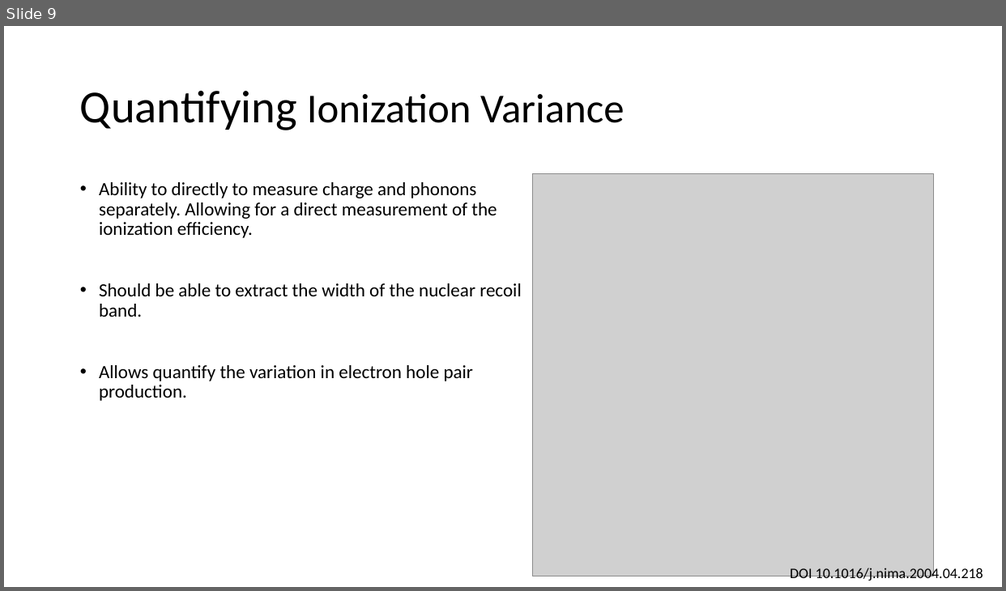
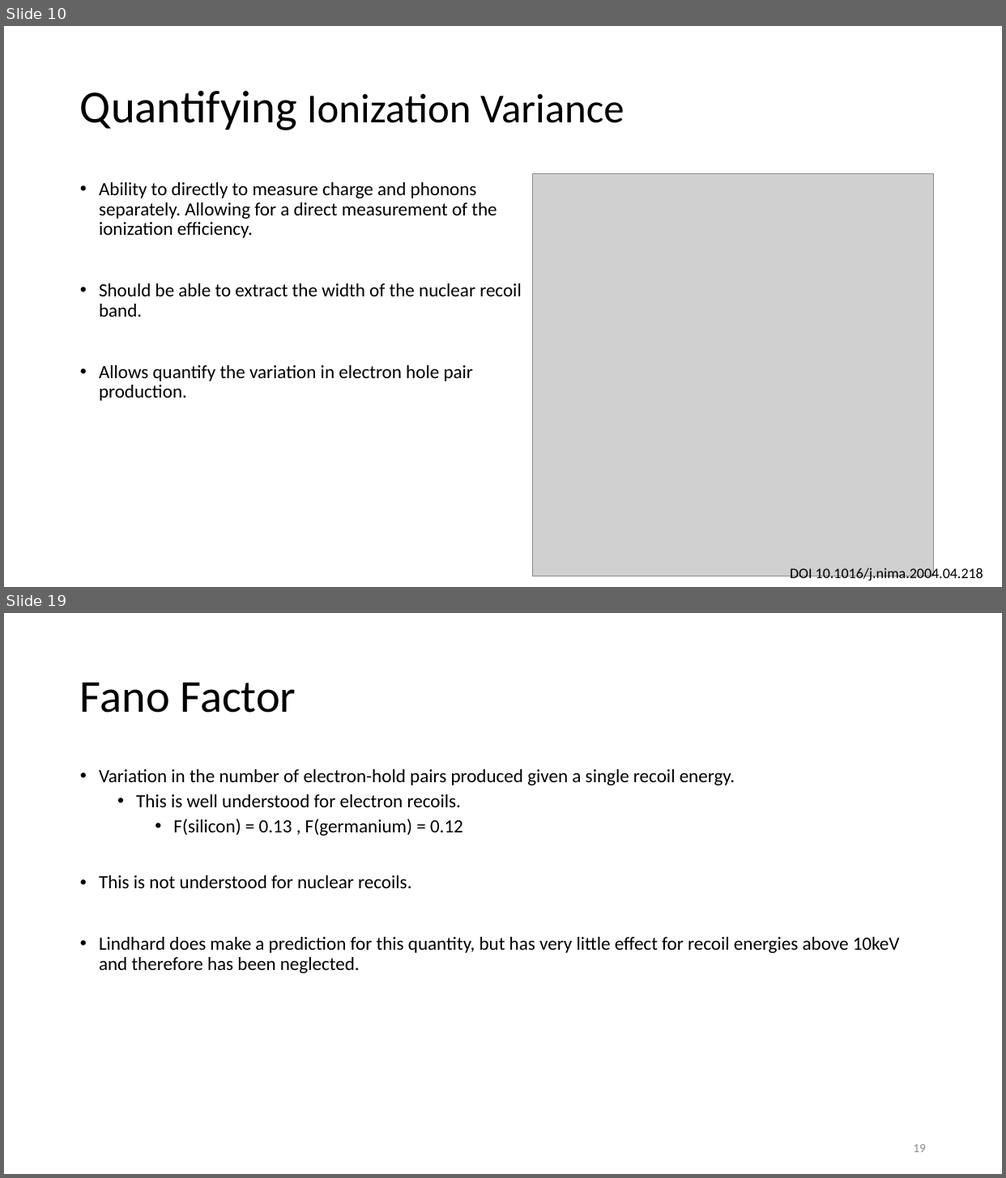
Before and after one commit to villaa/nrFano_Constraint, a slide deck: Mitch_Hawaii_talk. .pptx. Shown one above the other, each under a label of ours: slide 9 before the commit, slides 10 and 19 after it; the slides between them are not shown. The pictures are 1006x591 and 1006x1178 pixels, drawn with LibreOffice and Linux fonts; fonts in the diff are those of the drawing; grey boxes stand for pictures. Boxes give left, top, right and bottom in pixels: in the first picture for what was removed or moved away, otherwise in the second. Text is boxed around its words. In the diff, an @@ line names an element or a change of style, - is before the commit and + after.

```diff
--- a/Mitch_Hawaii_talk. .pptx
+++ b/Mitch_Hawaii_talk. .pptx
@@ slide 19 added at (4,613,1002,1174), background #FFFFFF @@
@@ title added at (80,682,296,713), 44 pt, text #000000 @@
+Fano Factor
@@ text added at (99,769,900,973), 18 pt, text #000000 @@
+• Variation in the number of electron-hold pairs produced given a single recoil energy.
+  • This is well understood for electron recoils.
+    • F(silicon) = 0.13 , F(germanium) = 0.12
+• This is not understood for nuclear recoils.
+• Lindhard does make a prediction for this quantity, but has very little effect for recoil energies above 10keV and therefore has been neglected.
@@ page number added at (913,1144,926,1152), 12 pt, text #8C8C8C @@
+19
@@ what was slide 9 is now slide 10 @@
```
Also in this commit, not shown: 5 slides changed, 10 other slides added, 1 slide removed, 16 other files.
